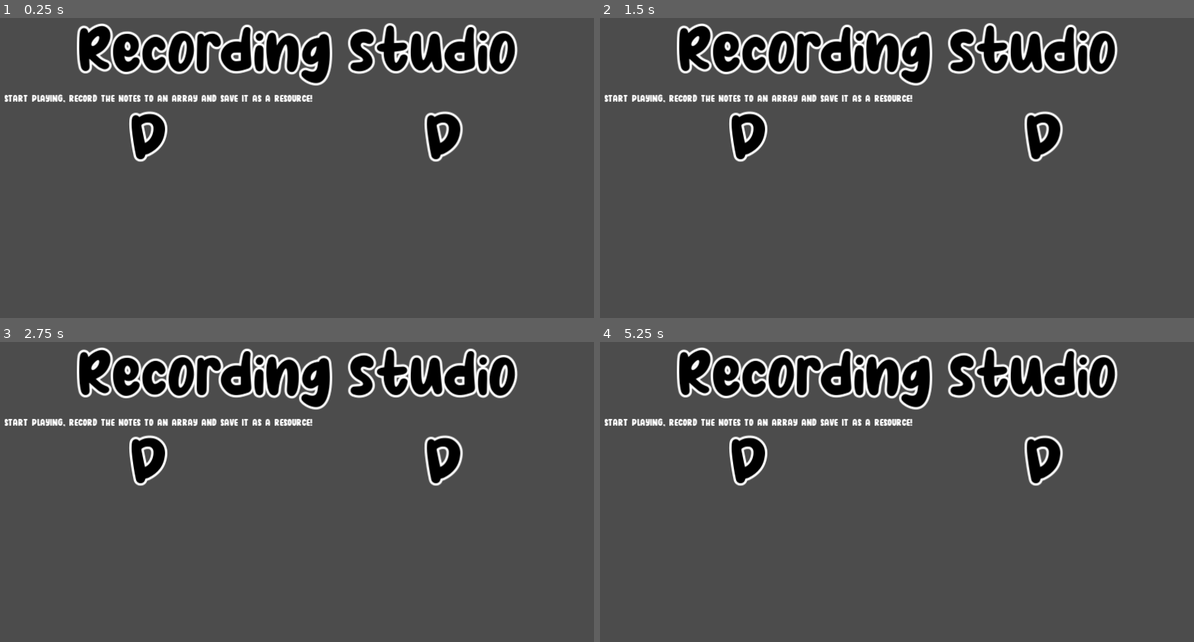
Above: before the commit, frames 1-4 (two rows, left to right).
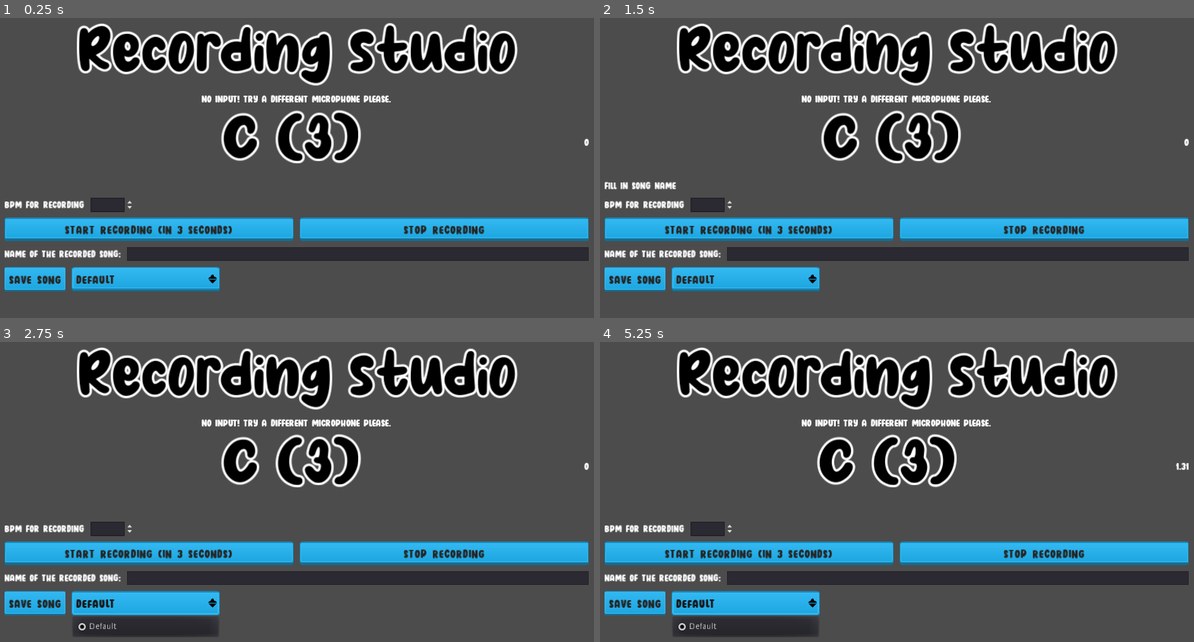
Above: after the commit, the same moments.

Repository: VojtaStruhar/recorder-madness
Game: Godot game, scene res://Minigames/SongLevel/RecordingStudio.tscn
Two runs of this game, one before a commit and one after it. Both use one fixed random seed, a clock stepped at 60 frames per second and the inputs below. This scene is started directly instead of the project's main scene.
Inputs (mouse positions are in pixels of both pictures, inside the frame that each line leads up to):
- Up to frame 1 (0.25 s): no input
- Up to frame 2 (1.5 s): click (1045, 228) at 0.5 s, where only the run after the commit has a clickable "Stop recording"; click (635, 279) at 1.25 s, where only the run after the commit has a clickable "Save song"
- Up to frame 3 (2.75 s): click (148, 603) at 2 s, where only the run after the commit has a clickable "Default"
- Up to frame 4 (5.25 s): click (748, 552) at 2.75 s, where only the run after the commit has a clickable "Start recording (in 3 seconds)"; click (748, 552) at 3.5 s, where only the run after the commit has a clickable "Start recording (in 3 seconds)"; click (1045, 552) at 4.25 s, where only the run after the commit has a clickable "Stop recording"; click (748, 603) at 5 s, where only the run after the commit has a clickable "Default"

The runs differ from the first frame. In frame 1, 20% of the frame differs, in the area x 0-100%, y 25-92%; in frame 2, 20%; in frame 3, 22%, in the area x 0-100%, y 25-99%; in frame 4, 22%.

Commit message:
Sucessfully recorded happy birthday song.
+ Added timed label - the message disappears after a while.

Diff:
--- /dev/null
+++ b/Assets/Songs/Experimental.tres
@@ -0,0 +1,9 @@
+[gd_resource type="Resource" load_steps=2 format=2]
+
+[ext_resource path="res://Assets/Songs/SongResource.gd" type="Script" id=1]
+
+[resource]
+script = ExtResource( 1 )
+name = "Recorded 68"
+bpm = 110.0
+notes = [ 0.0, 0.0, 0.0, 0.0, 0.0, 0.0, 38.0, 38.0, 38.0, 33.0, 33.0, 33.0, 33.0, 24.0, 24.0, 24.0, 26.0, 26.0, 26.0, 26.0, 28.0, 28.0, 28.0, 29.0, 29.0, 31.0, 31.0, 31.0, 33.0, 33.0, 35.0, 35.0, 35.0, 36.0, 36.0, 38.0, 38.0, 38.0, 40.0, 40.0, 40.0, 40.0, 40.0, 40.0, 40.0, 40.0, 40.0, 40.0, 40.0, 38.0, 38.0, 38.0, 38.0, 38.0, 32.0, 25.0, 25.0, 25.0, 25.0, 25.0, 27.0, 28.0, 28.0, 28.0, 28.0, 28.0, 28.0, 28.0 ]
--- a/Assets/Songs/HappyBirthday.tres
+++ /dev/null
@@ -1,8 +0,0 @@
-[gd_resource type="Resource" load_steps=2 format=2]
-
-[ext_resource path="res://Assets/Songs/SongResource.gd" type="Script" id=1]
-
-[resource]
-script = ExtResource( 1 )
-name = "Happy Birthday"
-notes = [ 0, 0, 0 ]
--- /dev/null
+++ b/Assets/Songs/Happy_bday_metronom.tres
@@ -0,0 +1,9 @@
+[gd_resource type="Resource" load_steps=2 format=2]
+
+[ext_resource path="res://Assets/Songs/SongResource.gd" type="Script" id=1]
+
+[resource]
+script = ExtResource( 1 )
+name = "Recorded 75"
+bpm = 110.0
+notes = [ 26, 26, 26, 26, 26, 28, 28, 28, 28, 28, 28, 30, 30, 30, 30, 30, 32, 32, 32, 32, 32, 32, 32, 26, 26, 26, 28, 29, 26, 26, 31, 31, 30, 30, 30, 30, 26, 26, 28, 28, 26, 26, 31, 33, 31, 31, 31, 31, 26, 26, 38, 38, 35, 35, 31, 31, 30, 30, 28, 28, 28, 28, 36, 36, 35, 35, 31, 31, 33, 33, 31, 31, 31, 31, 31 ]
--- a/Assets/Songs/SongResource.gd
+++ b/Assets/Songs/SongResource.gd
@@ -1,8 +1,12 @@
 extends Resource
+class_name SongResource
 
 export(String) var name
+export(int) var bpm
 export(Array, int) var notes # note indices as in NoteFrequencies
 
-func _init(m_name = "New Song", m_notes = []):
+func _init(m_name = "New Song", m_bpm = 120, m_notes = []):
+	print("- New Song Resource Created! (" + m_name + ")")
 	name = m_name
-	notes = m_notes
+	m_bpm = m_bpm
+	notes = m_notes.duplicate()
--- /dev/null
+++ b/Assets/Songs/bday_100bpm.tres
@@ -0,0 +1,9 @@
+[gd_resource type="Resource" load_steps=2 format=2]
+
+[ext_resource path="res://Assets/Songs/SongResource.gd" type="Script" id=1]
+
+[resource]
+script = ExtResource( 1 )
+name = "Happy Birthday!"
+bpm = 100.0
+notes = [ 26, 26, 28, 28, 26, 26, 31, 31, 30, 30, 30, 30, 26, 26, 28, 28, 26, 26, 33, 33, 31, 31, 31, 31, 26, 26, 38, 38, 35, 35, 31, 31, 30, 30, 28, 28, 28, 28, 36, 36, 35, 35, 31, 31, 33, 33, 31, 31, 31, 31 ]
--- /dev/null
+++ b/Minigames/SongLevel/RecordingStudio.gd
@@ -0,0 +1,66 @@
+extends Control
+
+onready var song_name_input = $"%SongNameInput"
+onready var bpm_input = $"%BpmInput"
+onready var start_timer = $"%StartTimer"
+onready var note_timer = $"%NoteTimer"
+onready var fletnicka = $MicrophoneInput
+onready var note_label = $"%NoteLabel"
+onready var subtitle = $"%Subtitle"
+onready var timedLabel := $"%TimedLabel"
+onready var timeLeftLabel := $"%TimeLeftLabel"
+
+
+var is_recording = false
+
+# Note indices that are scanned while recording
+var played_notes = []
+var song_resource = null
+
+func _process(_delta):
+	note_label.text = NoteFrequencies.names[fletnicka.current_note]
+	if fletnicka.error_message != "":
+		subtitle.text = fletnicka.error_message
+	else:
+		subtitle.text = "Start playing, record the notes to an array and save it as a resource!"
+
+	timeLeftLabel.text = str(int(start_timer.time_left * 100) / 100.0)
+
+
+func _on_StartRecording_pressed():
+	if is_recording: return
+	played_notes = []
+	start_timer.start()
+
+
+func _on_StopRecording_pressed():
+	if !is_recording: return
+	is_recording = false
+	note_timer.stop()
+
+	song_resource = SongResource.new()
+	song_resource.name = "Recorded " + str(len(played_notes))
+	song_resource.bpm = bpm_input.value
+	song_resource.notes = played_notes
+
+func _on_SaveSong_pressed():
+	if song_name_input.text != "":
+		var result = ResourceSaver.save("res://Assets/Songs/" + song_name_input.text.replace(" ", "_") + ".tres", song_resource)
+		if result != OK:
+			timedLabel.set_timed_text("Saving failed (" + str(result) + ")")
+		else:
+			timedLabel.set_timed_text("Song saved successfully!")
+		song_name_input.text = "New Song Title"
+	else:
+		timedLabel.set_timed_text("Fill in song name")
+
+
+func _on_NoteTimer_timeout():
+	played_notes.append(round(fletnicka.current_note))
+
+
+func _on_StartTimer_timeout():
+	print("STARTING RECORDING")
+	is_recording = true
+	note_timer.wait_time = 60 / bpm_input.value
+	note_timer.start()
--- a/Minigames/SongLevel/RecordingStudio.tscn
+++ b/Minigames/SongLevel/RecordingStudio.tscn
@@ -1,12 +1,22 @@
-[gd_scene load_steps=3 format=2]
+[gd_scene load_steps=7 format=2]
 
 [ext_resource path="res://UIElements/app_theme.tres" type="Theme" id=1]
 [ext_resource path="res://Assets/UI/Font_Title.tres" type="DynamicFont" id=2]
+[ext_resource path="res://Minigames/SongLevel/RecordingStudio.gd" type="Script" id=3]
+[ext_resource path="res://SoundMagic/MicrophoneInput.tscn" type="PackedScene" id=4]
+[ext_resource path="res://UIElements/DeviceSelection.tscn" type="PackedScene" id=5]
+[ext_resource path="res://UIElements/TimedLabel.tscn" type="PackedScene" id=6]
 
 [node name="RecordingStudio" type="Control"]
 anchor_right = 1.0
 anchor_bottom = 1.0
 theme = ExtResource( 1 )
+script = ExtResource( 3 )
+
+[node name="MicrophoneInput" parent="." instance=ExtResource( 4 )]
+NOTES_BUFFER_SIZE = 5
+QUIET_TOLERANCE = 3
+THROW_AWAY_QUIET_NOTES = true
 
 [node name="MarginContainer" type="MarginContainer" parent="."]
 anchor_right = 1.0
@@ -26,10 +36,16 @@
 text = "Recording studio"
 align = 1
 
-[node name="Subtitle" type="Label" parent="MarginContainer/VBoxContainer"]
+[node name="CenterContainer" type="CenterContainer" parent="MarginContainer/VBoxContainer"]
 margin_top = 118.0
 margin_right = 984.0
 margin_bottom = 138.0
+
+[node name="Subtitle" type="Label" parent="MarginContainer/VBoxContainer/CenterContainer"]
+unique_name_in_owner = true
+margin_left = 225.0
+margin_right = 758.0
+margin_bottom = 20.0
 text = "Start playing, record the notes to an array and save it as a resource!"
 
 [node name="HBoxContainer" type="HBoxContainer" parent="MarginContainer/VBoxContainer"]
@@ -37,8 +53,9 @@
 margin_right = 984.0
 margin_bottom = 256.0
 
-[node name="Note" type="Label" parent="MarginContainer/VBoxContainer/HBoxContainer"]
-margin_right = 487.0
+[node name="NoteLabel" type="Label" parent="MarginContainer/VBoxContainer/HBoxContainer"]
+unique_name_in_owner = true
+margin_right = 974.0
 margin_bottom = 108.0
 size_flags_horizontal = 3
 custom_colors/font_color = Color( 0, 0, 0, 1 )
@@ -46,12 +63,101 @@
 text = "D"
 align = 1
 
-[node name="Label3" type="Label" parent="MarginContainer/VBoxContainer/HBoxContainer"]
+[node name="TimeLeftLabel" type="Label" parent="MarginContainer/VBoxContainer/HBoxContainer"]
+unique_name_in_owner = true
+margin_left = 984.0
+margin_top = 44.0
+margin_right = 984.0
+margin_bottom = 64.0
+
+[node name="TimedLabel" parent="MarginContainer/VBoxContainer" instance=ExtResource( 6 )]
+unique_name_in_owner = true
+margin_top = 266.0
+margin_right = 984.0
+margin_bottom = 286.0
+
+[node name="HBoxContainer3" type="HBoxContainer" parent="MarginContainer/VBoxContainer"]
+margin_top = 296.0
+margin_right = 984.0
+margin_bottom = 320.0
+
+[node name="BPMLabel" type="Label" parent="MarginContainer/VBoxContainer/HBoxContainer3"]
+margin_top = 2.0
+margin_right = 138.0
+margin_bottom = 22.0
+text = "BPM for recording"
+
+[node name="BpmInput" type="SpinBox" parent="MarginContainer/VBoxContainer/HBoxContainer3"]
+unique_name_in_owner = true
+margin_left = 148.0
+margin_right = 222.0
+margin_bottom = 24.0
+min_value = 60.0
+max_value = 180.0
+value = 110.0
+
+[node name="HBoxContainer5" type="HBoxContainer" parent="MarginContainer/VBoxContainer"]
+margin_top = 330.0
+margin_right = 984.0
+margin_bottom = 369.0
+
+[node name="StartRecording" type="Button" parent="MarginContainer/VBoxContainer/HBoxContainer5"]
+margin_right = 487.0
+margin_bottom = 39.0
+size_flags_horizontal = 3
+text = "Start recording (in 3 seconds)"
+
+[node name="StopRecording" type="Button" parent="MarginContainer/VBoxContainer/HBoxContainer5"]
 margin_left = 497.0
 margin_right = 984.0
-margin_bottom = 108.0
+margin_bottom = 39.0
 size_flags_horizontal = 3
-custom_colors/font_color = Color( 0, 0, 0, 1 )
-custom_fonts/font = ExtResource( 2 )
-text = "D"
-align = 1
+text = "Stop recording"
+
+[node name="HBoxContainer2" type="HBoxContainer" parent="MarginContainer/VBoxContainer"]
+margin_top = 379.0
+margin_right = 984.0
+margin_bottom = 403.0
+
+[node name="Label" type="Label" parent="MarginContainer/VBoxContainer/HBoxContainer2"]
+margin_top = 2.0
+margin_right = 203.0
+margin_bottom = 22.0
+text = "Name of the recorded song:"
+
+[node name="SongNameInput" type="LineEdit" parent="MarginContainer/VBoxContainer/HBoxContainer2"]
+unique_name_in_owner = true
+margin_left = 213.0
+margin_right = 984.0
+margin_bottom = 24.0
+size_flags_horizontal = 3
+
+[node name="HBoxContainer4" type="HBoxContainer" parent="MarginContainer/VBoxContainer"]
+margin_top = 413.0
+margin_right = 984.0
+margin_bottom = 454.0
+
+[node name="SaveSong" type="Button" parent="MarginContainer/VBoxContainer/HBoxContainer4"]
+margin_right = 105.0
+margin_bottom = 41.0
+text = "Save song"
+
+[node name="DeviceSelection" parent="MarginContainer/VBoxContainer/HBoxContainer4" instance=ExtResource( 5 )]
+margin_left = 115.0
+margin_top = 0.0
+margin_right = 365.0
+margin_bottom = 41.0
+
+[node name="NoteTimer" type="Timer" parent="."]
+unique_name_in_owner = true
+
+[node name="StartTimer" type="Timer" parent="."]
+unique_name_in_owner = true
+wait_time = 3.0
+one_shot = true
+
+[connection signal="pressed" from="MarginContainer/VBoxContainer/HBoxContainer5/StartRecording" to="." method="_on_StartRecording_pressed"]
+[connection signal="pressed" from="MarginContainer/VBoxContainer/HBoxContainer5/StopRecording" to="." method="_on_StopRecording_pressed"]
+[connection signal="pressed" from="MarginContainer/VBoxContainer/HBoxContainer4/SaveSong" to="." method="_on_SaveSong_pressed"]
+[connection signal="timeout" from="NoteTimer" to="." method="_on_NoteTimer_timeout"]
+[connection signal="timeout" from="StartTimer" to="." method="_on_StartTimer_timeout"]
--- a/SoundMagic/MicrophoneInput.gd
+++ b/SoundMagic/MicrophoneInput.gd
@@ -17,8 +17,9 @@
 # If the scanned magnitude is very low, we mark the state as quiet
 var is_quiet: bool = false
 
-export var NOTES_BUFFER_SIZE = 7
-export var QUIET_TOLERANCE = 7 # How many frames can we be quiet until it gets "announced"
+export(int) var NOTES_BUFFER_SIZE = 7
+export(int) var QUIET_TOLERANCE = 7 # How many frames can we be quiet until it gets "announced"
+export(bool) var THROW_AWAY_QUIET_NOTES = false
 var _quiet_score = 0 # How many frames are we currently quiet
 
 var notes_buffer = []
@@ -69,6 +70,9 @@
 
 	is_quiet = _quiet_score > QUIET_TOLERANCE
 
+	if THROW_AWAY_QUIET_NOTES and is_quiet:
+		return
+
 	# include only notes that aren't too low or too high
 	# - usually surrounding noise or silence
 	if LOWEST_NOTE_INDEX <= highest_magnitude_note_index and highest_magnitude_note_index <= HIGHEST_NOTE_INDEX:
--- /dev/null
+++ b/UIElements/TimedLabel.tscn
@@ -0,0 +1,27 @@
+[gd_scene load_steps=2 format=2]
+
+[sub_resource type="GDScript" id=1]
+script/source = "extends Label
+
+export(float) var wait_time = 1.0
+
+func set_timed_text(m_text: String):
+	self.text = m_text
+	$Timer.start(wait_time)
+
+
+
+
+func _on_Timer_timeout():
+	self.text = \"\"
+"
+
+[node name="TimedLabel" type="Label"]
+margin_right = 40.0
+margin_bottom = 14.0
+script = SubResource( 1 )
+
+[node name="Timer" type="Timer" parent="."]
+one_shot = true
+
+[connection signal="timeout" from="Timer" to="." method="_on_Timer_timeout"]
--- a/project.godot
+++ b/project.godot
@@ -13,9 +13,15 @@
 "class": "MicrophoneInput",
 "language": "GDScript",
 "path": "res://SoundMagic/MicrophoneInput.gd"
+}, {
+"base": "Resource",
+"class": "SongResource",
+"language": "GDScript",
+"path": "res://Assets/Songs/SongResource.gd"
 } ]
 _global_script_class_icons={
-"MicrophoneInput": ""
+"MicrophoneInput": "",
+"SongResource": ""
 }
 
 [application]
